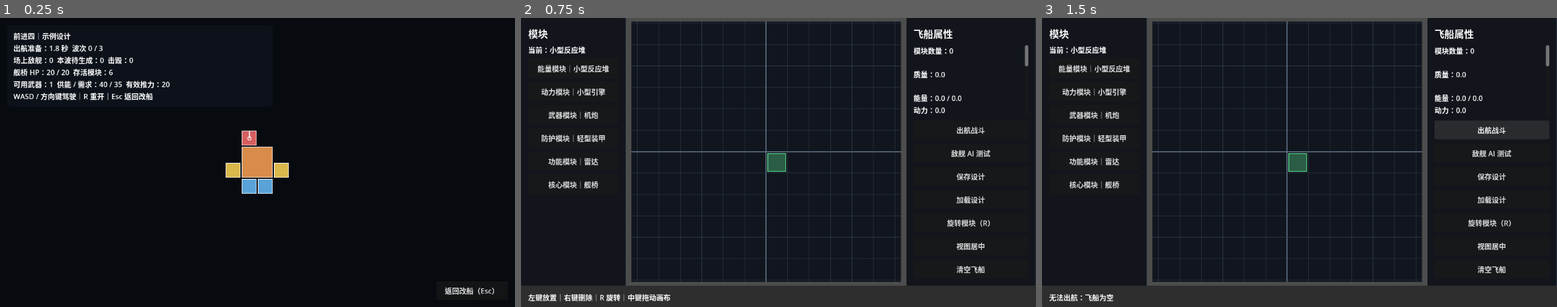
Above: before the commit, frames 1-3 (left to right).
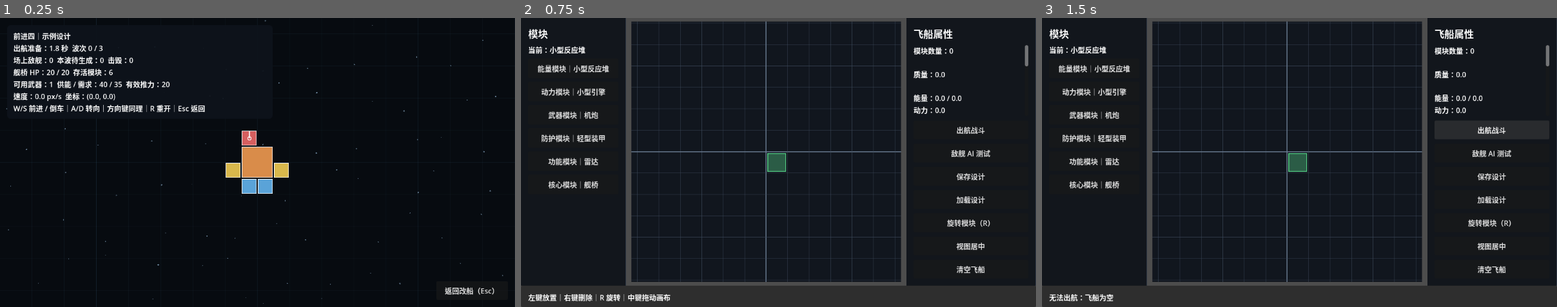
Above: after the commit, the same moments.

Repository: lqc19891229/AdvanceFour
Game: Godot game, scene res://game/combat/battle.tscn
The game is run twice, just before and just after one commit, with the same random seed, the same clock (stepped at 60 frames per second) and the same inputs. This scene is started directly instead of the project's main scene.
Inputs:
- Up to frame 1 (0.25 s): no input
- Up to frame 2 (0.75 s): click "返回改船（Esc）" at 0.5 s
- Up to frame 3 (1.5 s): click "出航战斗" at 1.25 s

The runs differ from the first frame. In frame 1, 1.1% of the frame differs, in the area x 1-98%, y 0-100%; in frame 2, nothing differs; in frame 3, nothing differs.

Commit message:
fix: add world landmarks and movement telemetry to battle

Diff:
--- a/game/combat/battle.gd
+++ b/game/combat/battle.gd
@@ -204,6 +204,8 @@
 	var energy_output := 0.0
 	var energy_cost := 0.0
 	var thrust := 0.0
+	var speed := 0.0
+	var location := camera.global_position
 	if _player_alive():
 		for module in player.module_runtimes:
 			if not module.is_destroyed():
@@ -215,6 +217,8 @@
 		energy_output = player.get_effective_energy_output()
 		energy_cost = player.get_effective_energy_cost()
 		thrust = player.get_effective_thrust()
+		speed = player.get_speed()
+		location = player.global_position
 	var status := "交战中"
 	match phase:
 		Phase.PREPARING:
@@ -235,10 +239,12 @@
 场上敌舰：%d  本波待生成：%d  击毁：%d
 舰桥 HP：%.0f / %.0f  存活模块：%d
 可用武器：%d  供能 / 需求：%.0f / %.0f  有效推力：%.0f
-WASD / 方向键驾驶｜R 重开｜Esc 返回改船""" % [
+速度：%.1f px/s  坐标：(%.1f, %.1f)
+W/S 前进 / 倒车｜A/D 转向｜方向键同理｜R 重开｜Esc 返回""" % [
 		design_source, status, maxi(wave_index + 1, 0), wave_enemy_counts.size(),
 		enemies.size(), remaining, defeated_enemies,
-		core_hp, core_max_hp, active_modules, weapons, energy_output, energy_cost, thrust
+		core_hp, core_max_hp, active_modules, weapons, energy_output, energy_cost, thrust,
+		speed, location.x, location.y
 	]
 
 func retry() -> void:
--- a/game/combat/battle.tscn
+++ b/game/combat/battle.tscn
@@ -1,6 +1,7 @@
-[gd_scene load_steps=4 format=3]
+[gd_scene load_steps=5 format=3]
 
 [ext_resource type="Script" path="res://game/combat/battle.gd" id="1"]
+[ext_resource type="Script" path="res://game/combat/battle_backdrop.gd" id="2"]
 
 [sub_resource type="StyleBoxFlat" id="HUDStyle"]
 bg_color = Color(0.055, 0.075, 0.105, 0.92)
@@ -37,6 +38,10 @@
 color = Color(0.03, 0.045, 0.065, 1)
 
 [node name="World" type="Node2D" parent="."]
+
+[node name="Backdrop" type="Node2D" parent="World"]
+z_index = -10
+script = ExtResource("2")
 
 [node name="Camera2D" type="Camera2D" parent="."]
 
--- /dev/null
+++ b/game/combat/battle_backdrop.gd
@@ -0,0 +1,30 @@
+extends Node2D
+
+# World-space landmarks stay still as the camera follows the moving ship.
+const GRID_SPACING := 72.0
+const STAR_SPACING := 96.0
+
+func _process(_delta: float) -> void:
+	queue_redraw()
+
+func _draw() -> void:
+	var screen := get_viewport_rect()
+	var to_local := get_global_transform_with_canvas().affine_inverse()
+	var bounds := Rect2(to_local * screen.position, Vector2.ZERO)
+	for corner in [Vector2(screen.end.x, screen.position.y), screen.end, Vector2(screen.position.x, screen.end.y)]:
+		bounds = bounds.expand(to_local * corner)
+	bounds = bounds.grow(STAR_SPACING)
+	for x in range(int(floor(bounds.position.x / GRID_SPACING)), int(ceil(bounds.end.x / GRID_SPACING)) + 1):
+		var color := Color(0.20, 0.33, 0.43, 0.30 if x % 5 == 0 else 0.13)
+		draw_line(Vector2(x * GRID_SPACING, bounds.position.y), Vector2(x * GRID_SPACING, bounds.end.y), color)
+	for y in range(int(floor(bounds.position.y / GRID_SPACING)), int(ceil(bounds.end.y / GRID_SPACING)) + 1):
+		var color := Color(0.20, 0.33, 0.43, 0.30 if y % 5 == 0 else 0.13)
+		draw_line(Vector2(bounds.position.x, y * GRID_SPACING), Vector2(bounds.end.x, y * GRID_SPACING), color)
+	for x in range(int(floor(bounds.position.x / STAR_SPACING)), int(ceil(bounds.end.x / STAR_SPACING)) + 1):
+		for y in range(int(floor(bounds.position.y / STAR_SPACING)), int(ceil(bounds.end.y / STAR_SPACING)) + 1):
+			# Seed each cell independently: revisiting a location preserves its stars.
+			var random := RandomNumberGenerator.new()
+			random.seed = hash(Vector2i(x, y))
+			var point := Vector2(x, y) * STAR_SPACING + Vector2(random.randf_range(10.0, 86.0), random.randf_range(10.0, 86.0))
+			var brightness := random.randf_range(0.35, 0.75)
+			draw_circle(point, random.randf_range(0.8, 1.6), Color(0.62, 0.76, 0.88, brightness))
--- a/game/combat/dev/combat_regression_test.gd
+++ b/game/combat/dev/combat_regression_test.gd
@@ -56,6 +56,7 @@
 	var previous := FileAccess.get_file_as_bytes(SAVE_PATH) if had_save else PackedByteArray()
 	if had_save:
 		DirAccess.remove_absolute(SAVE_PATH)
+	await _test_movement_feedback()
 	await _test_waves_and_victory()
 	await _test_late_projectile_and_failure()
 	await _test_friendly_fire()
@@ -69,6 +70,53 @@
 		DirAccess.remove_absolute(SAVE_PATH)
 	print("Combat regression: %d checks, %d failures" % [checks, failures.size()])
 	quit(0 if failures.is_empty() else 1)
+
+func _key(code: Key, pressed: bool) -> void:
+	var event := InputEventKey.new()
+	event.keycode = code
+	event.physical_keycode = code
+	event.pressed = pressed
+	Input.parse_input_event(event)
+
+func _test_movement_feedback() -> void:
+	var battle := _new_battle([1])
+	battle.countdown = 60.0
+	await process_frame
+	await process_frame
+	var backdrop := battle.get_node("World/Backdrop") as Node2D
+	var landmark := Node2D.new()
+	landmark.position = Vector2(200.0, 200.0)
+	backdrop.add_child(landmark)
+	var world_before := landmark.global_position
+	var screen_before := landmark.get_global_transform_with_canvas().origin
+	var ship_before := battle.player.global_position
+	_key(KEY_W, true)
+	for frame in range(90):
+		await physics_frame
+	_key(KEY_W, false)
+	await process_frame
+	await process_frame
+	_check(battle.player.global_position.y < ship_before.y - 5.0 and battle.player.get_speed() > 0.0, "Real W input must propel the player's powered ship forward")
+	_check(landmark.global_position == world_before, "Backdrop landmarks must remain anchored in the world")
+	_check(landmark.get_global_transform_with_canvas().origin.distance_to(screen_before) > 5.0, "Following camera must make world landmarks visibly scroll when the ship moves")
+	_check(battle.camera.global_position.distance_to(battle.player.global_position) < 1.0, "Movement feedback must preserve the following camera")
+	_check(battle.hud.text.contains("速度：%.1f px/s" % battle.player.get_speed()) and battle.hud.text.contains("坐标："), "HUD must report live movement telemetry")
+	_key(KEY_S, true)
+	for frame in range(90):
+		await physics_frame
+	_key(KEY_S, false)
+	_check(battle.player.velocity.y > 0.0, "Real S input must reverse thrust along the ship's heading")
+	var heading_before := battle.player.rotation
+	_key(KEY_D, true)
+	for frame in range(15):
+		await physics_frame
+	_key(KEY_D, false)
+	_check(battle.player.rotation > heading_before, "Real D input must turn the player's ship")
+	await process_frame
+	var hud_panel: Control = battle.get_node("UI/HUD")
+	_check(root.get_visible_rect().encloses(hud_panel.get_global_rect()), "Movement telemetry and controls must fit in the game viewport")
+	battle.queue_free()
+	await process_frame
 
 func _test_waves_and_victory() -> void:
 	var battle := _new_battle([1, 2])
Not shown, changed: PROJECT_STATUS.txt
Not shown, changed: PROJECT_STRUCTURE.txt
Not shown, changed: VERSION_HISTORY.txt
Not shown, changed: game/combat/README.txt
Not shown, added: game/combat/battle_backdrop.gd.uid
Not shown, changed: game/combat/dev/README.txt
